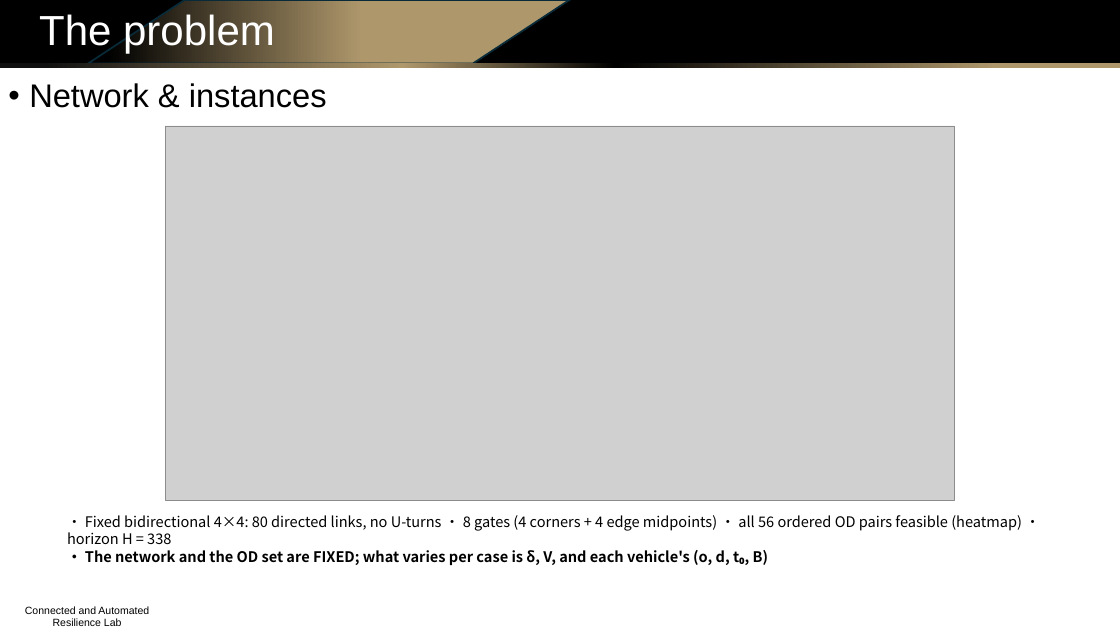
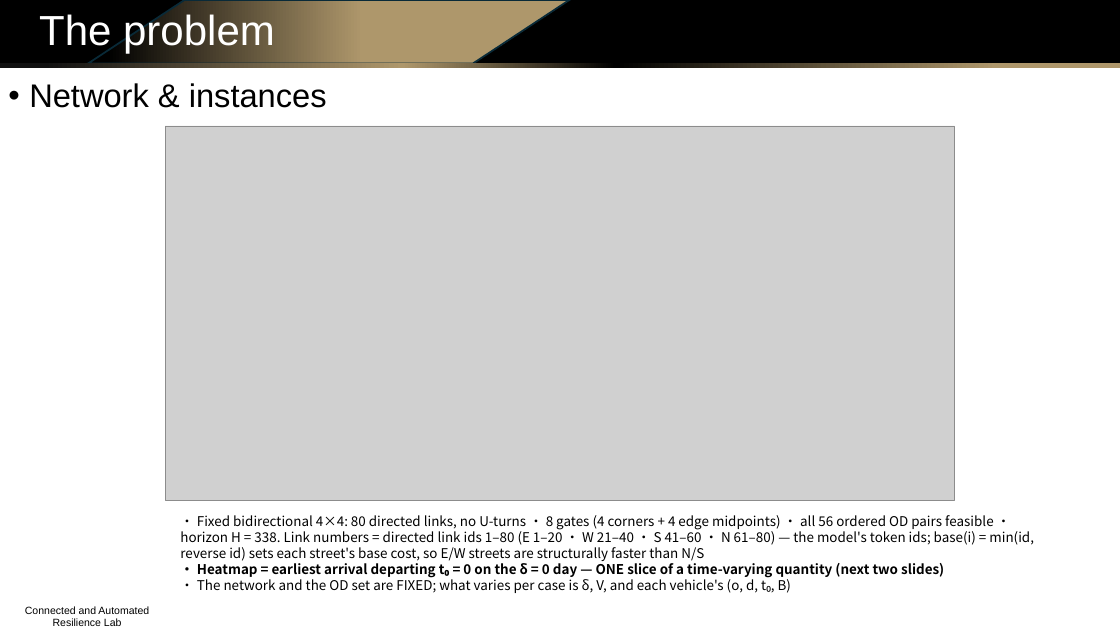
Before and after one commit to Dylan-Wyl10/RoboSense, a slide deck: slide 4 of experiments/20260804-budget-conditioning/ppt/sensing_routing_method_and_results.pptx. Drawn at 1120x630 pixels with LibreOffice and Linux fonts; fonts in the diff are those of the drawing; grey boxes stand for pictures; background and template pictures are left out. Boxes give left, top, right and bottom in pixels: in the first picture for what was removed or moved away, otherwise in the second. Text is boxed around its words. In the diff, an @@ line names an element or a change of style, - is before the commit and + after.

```diff
--- a/experiments/20260804-budget-conditioning/ppt/sensing_routing_method_and_results.pptx
+++ b/experiments/20260804-budget-conditioning/ppt/sensing_routing_method_and_results.pptx
@@ text "• Fixed bidirectional 4×4: 80 ...": place and size @@
-text "• Fixed bidirectional 4×4: 80 ..." at (67, 515, 1022, 565)
+text "• Fixed bidirectional 4×4: 80 ..." at (180, 515, 1034, 593)
@@ text at (180, 515, 1034, 578): text changed; size 12.5 to 11.5 pt @@
-• Fixed bidirectional 4×4: 80 directed links, no U-turns · 8 gates (4 corners + 4 edge midpoints) · all 56 ordered OD pairs feasible (heatmap) · horizon H = 338
+• Fixed bidirectional 4×4: 80 directed links, no U-turns · 8 gates (4 corners + 4 edge midpoints) · all 56 ordered OD pairs feasible · horizon H = 338. Link numbers = directed link ids 1–80 (E 1–20 · W 21–40 · S 41–60 · N 61–80) — the model's token ids; base(i) = min(id, reverse id) sets each street's base cost, so E/W streets are structurally faster than N/S
+• Heatmap = earliest arrival departing t₀ = 0 on the δ = 0 day — ONE slice of a time-varying quantity (next two slides)
@@ text at (197, 576, 791, 593): size 12.5 to 11.5 pt, bold off in "• The network and the OD set ..." @@
```
Also in this commit, not shown: 2 slides added, 6 other files.
